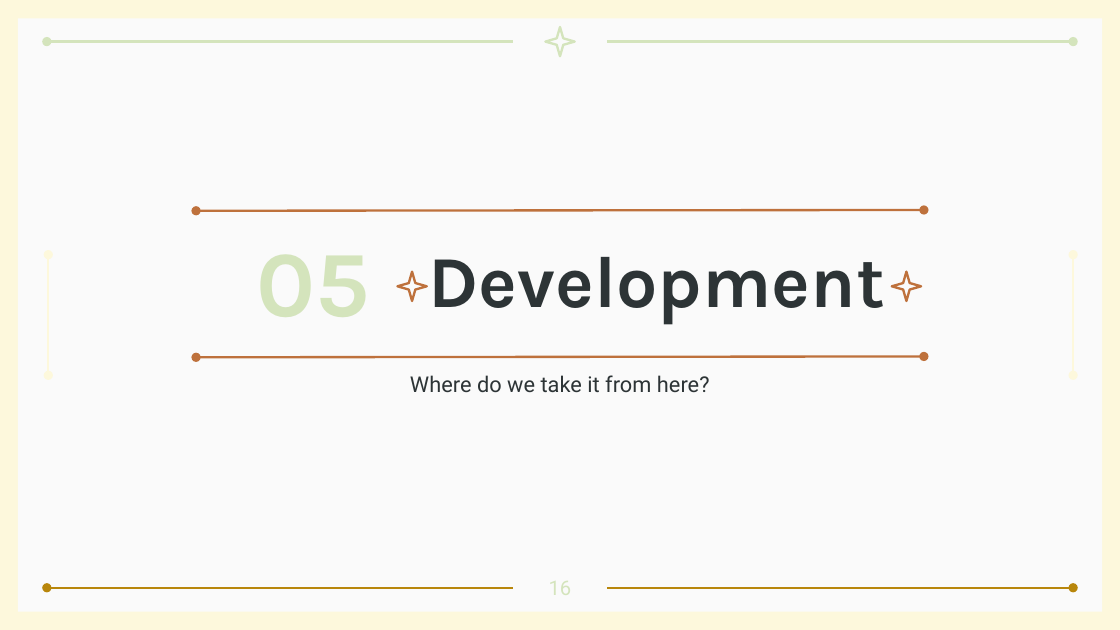
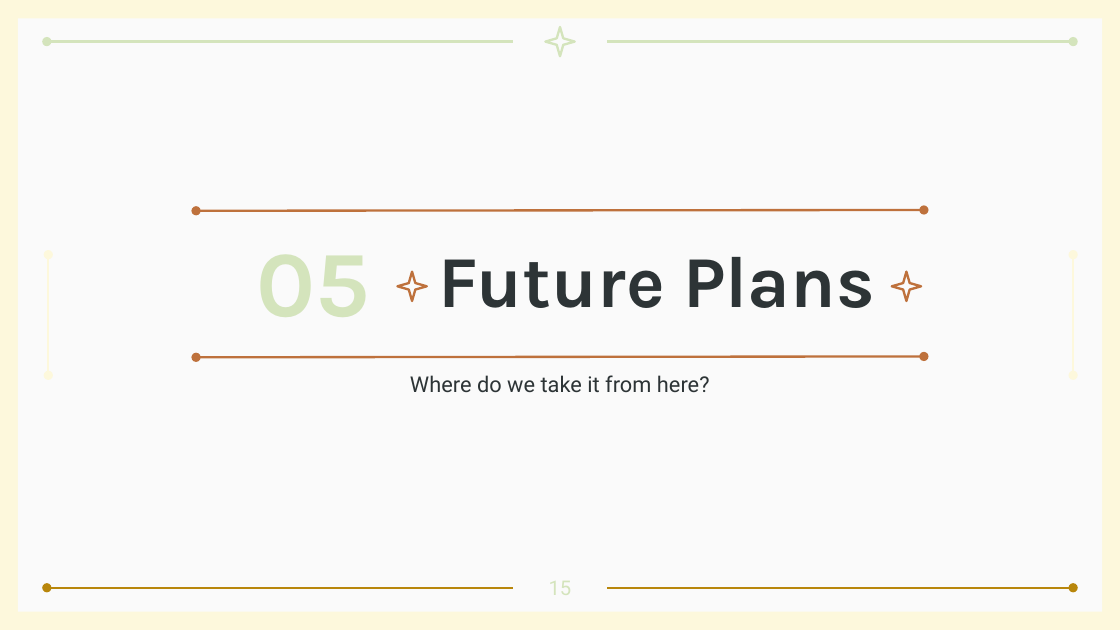
Before and after one commit to antoninast/deckster, a slide deck: slide 15 of resources/Project Presentation.pptx (slide 16 before the commit). Drawn at 1120x630 pixels with LibreOffice and Linux fonts; fonts in the diff are those of the drawing. Boxes give left, top, right and bottom in pixels: in the first picture for what was removed or moved away, otherwise in the second. Text is boxed around its words. In the diff, an @@ line names an element or a change of style, - is before the commit and + after.

```diff
--- a/resources/Project Presentation.pptx
+++ b/resources/Project Presentation.pptx
@@ title at box(439, 257, 874, 308): text changed @@
-Development
+Future Plans
```
Also in this commit, not shown: 5 other slides changed, 6 slides added, 19 slides removed, 1 other file.
